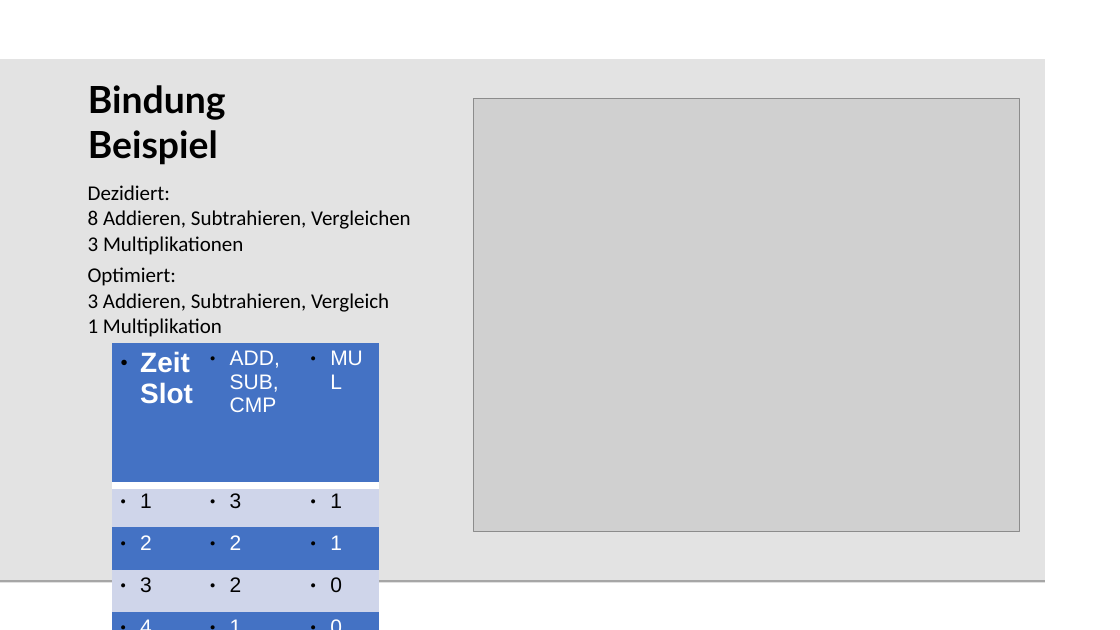
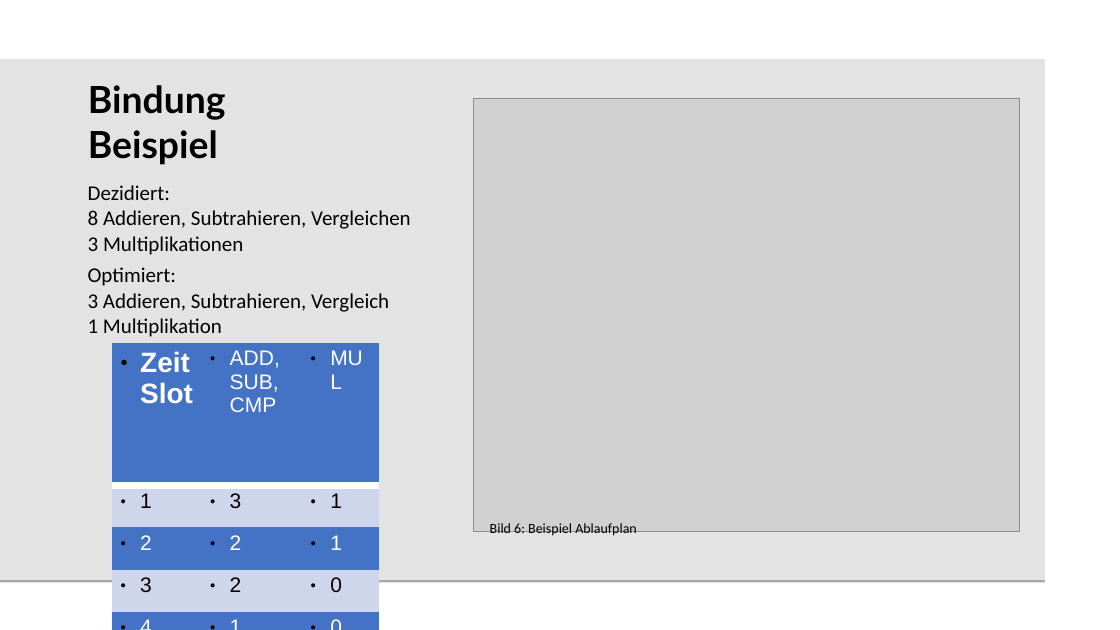
Before and after one commit to beLipinski/HW2, a slide deck: slide 10 of Presentation/Sharing and Binding for General Circuits.odp. Drawn at 1120x630 pixels with LibreOffice and Linux fonts; fonts in the diff are those of the drawing; grey boxes stand for pictures; background and template pictures are left out. Boxes give left, top, right and bottom in pixels: in the first picture for what was removed or moved away, otherwise in the second. Text is boxed around its words. In the diff, an @@ line names an element or a change of style, - is before the commit and + after.

```diff
--- a/Presentation/Sharing and Binding for General Circuits.odp
+++ b/Presentation/Sharing and Binding for General Circuits.odp
@@ text added at bbox=[490, 523, 637, 535], 12 pt, text #000000 @@
+Bild 6: Beispiel Ablaufplan
```
Also in this commit, not shown: 15 other slides changed, 3 slides added, 2 slides removed.
